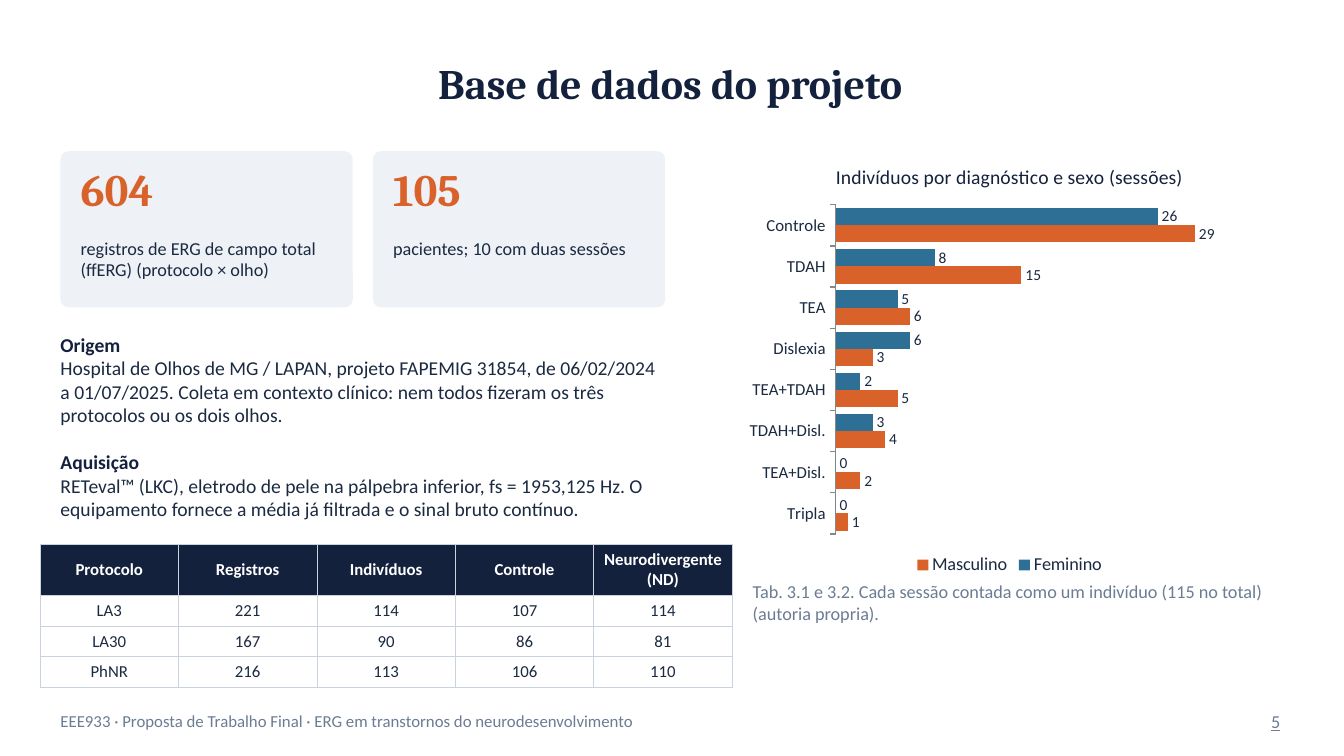
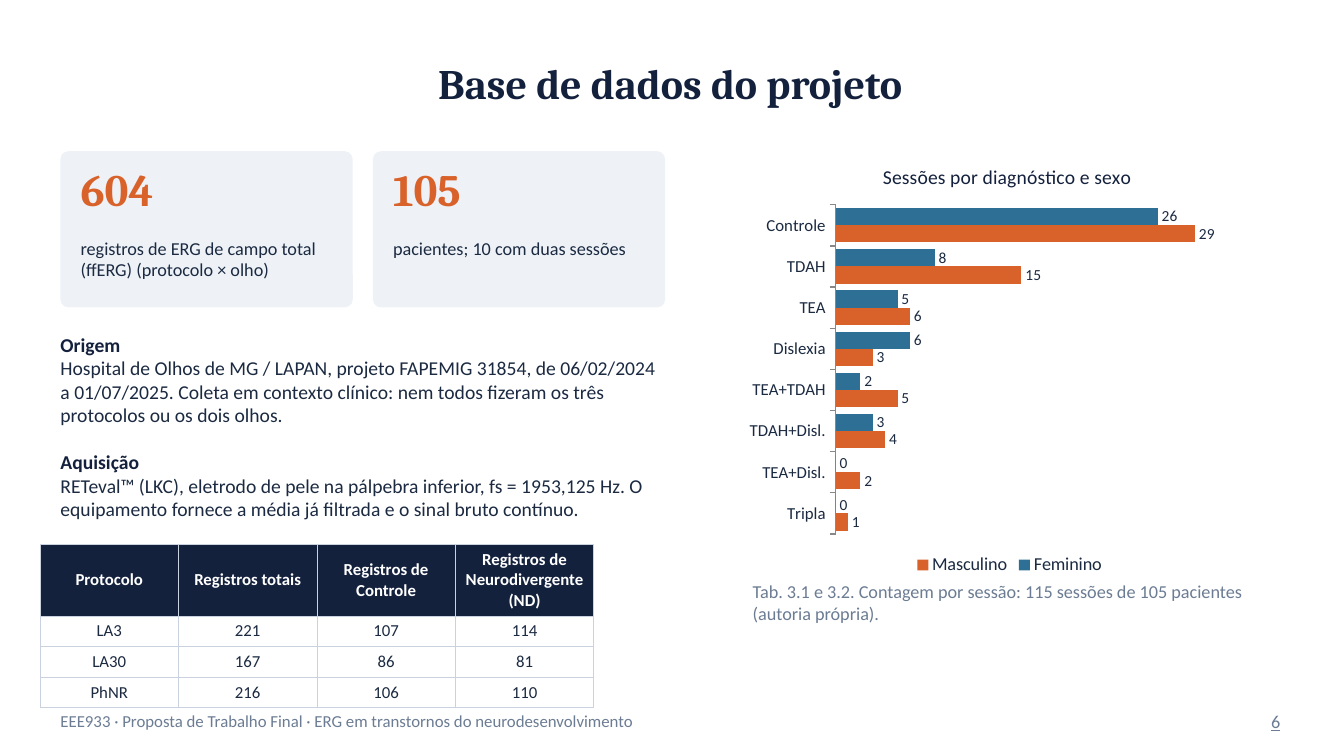
Before and after one commit to HenriqueMarquesCruz/ECs_EEE933, a slide deck: slide 6 of TrabalhoFinal/Proposta_ERG.pptx (slide 5 before the commit). Drawn at 1344x756 pixels with LibreOffice and Linux fonts; fonts in the diff are those of the drawing. Boxes give left, top, right and bottom in pixels: in the first picture for what was removed or moved away, otherwise in the second. Text is boxed around its words. In the diff, an @@ line names an element or a change of style, - is before the commit and + after.

```diff
--- a/TrabalhoFinal/Proposta_ERG.pptx
+++ b/TrabalhoFinal/Proposta_ERG.pptx
@@ bar chart at box(739, 146, 1280, 580) @@
@@ title "Indivíduos por diagnóstico e sexo (sessões)" to "Sessões por diagnóstico e sexo " @@
@@ table at box(40, 544, 593, 706) @@
-column 2: Registros | 221 | 167 | 216
-column 3: Indivíduos | 114 | 90 | 113
-column 4: Controle | 107 | 86 | 106
-column 5: Neurodivergente / (ND) | 114 | 81 | 110
+column 2: Registros totais | 221 | 167 | 216
+column 3: Registros de Controle | 107 | 86 | 106
+column 4: Registros de Neurodivergente / (ND) | 114 | 81 | 110
@@ table: place and size @@
-table at box(40, 544, 731, 686)
+table at box(40, 544, 593, 706)
@@ text at box(753, 585, 1242, 623): text changed @@
-Tab. 3.1 e 3.2. Cada sessão contada como um indivíduo (115 no total) (autoria propria).
+Tab. 3.1 e 3.2. Contagem por sessão: 115 sessões de 105 pacientes (autoria própria).
@@ text at box(1271, 715, 1280, 731): text changed @@
-5
+6
```
Also in this commit, not shown: 14 other slides changed, 1 other file.
